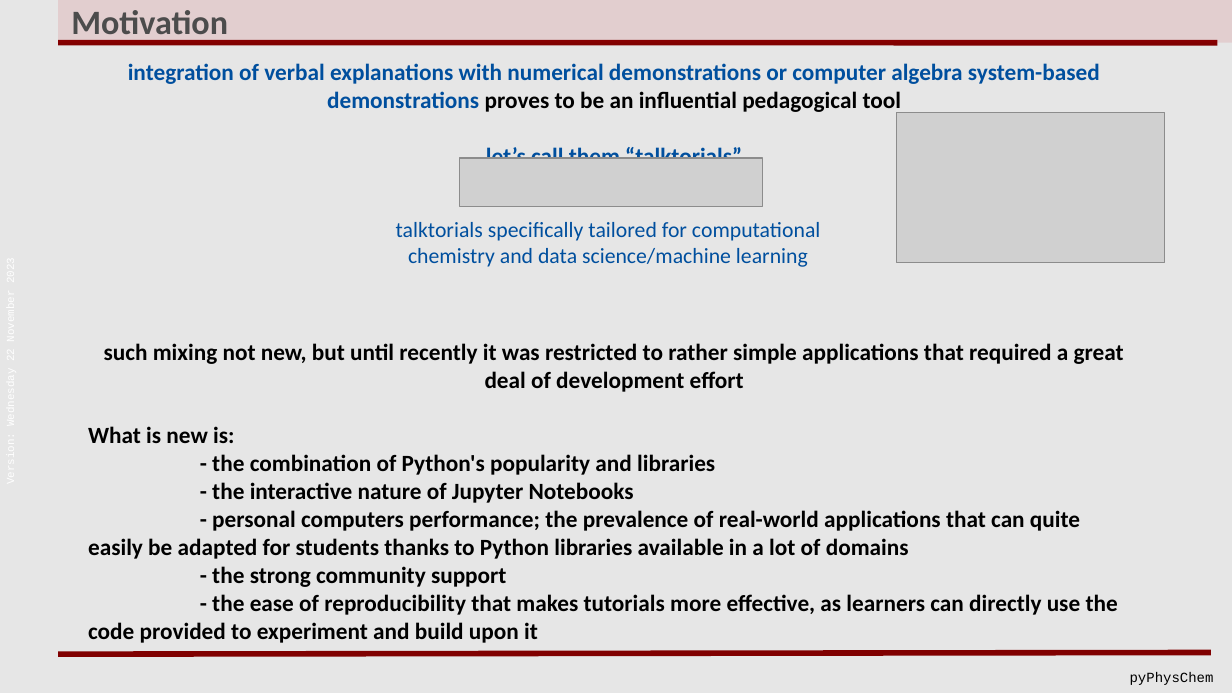
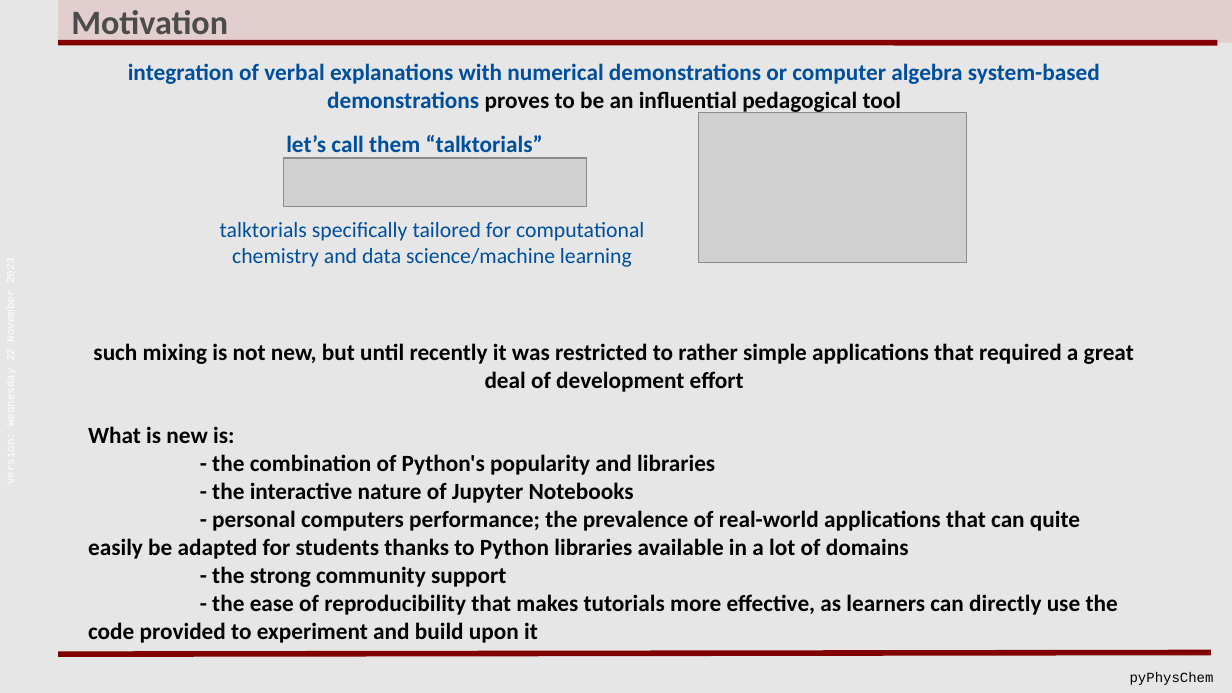
Before and after one commit to rpoteau/pyPhysChem, a slide deck: slide 2 of Misc-Slides/pyPhysChem.odp. Drawn at 1232x693 pixels with LibreOffice and Linux fonts; fonts in the diff are those of the drawing; grey boxes stand for pictures; background and template pictures are left out. Boxes give left, top, right and bottom in pixels: in the first picture for what was removed or moved away, otherwise in the second. Text is boxed around its words. In the diff, an @@ line names an element or a change of style, - is before the commit and + after.

```diff
--- a/Misc-Slides/pyPhysChem.odp
+++ b/Misc-Slides/pyPhysChem.odp
@@ picture: place and size @@
-picture at [897, 112, 1165, 263]
+picture at [699, 112, 967, 263]
@@ text added at [286, 135, 543, 158], 15 pt, text #004F9E, bold @@
+let’s call them “talktorials”
@@ picture: place and size @@
-picture at [459, 158, 762, 206]
+picture at [283, 158, 586, 206]
@@ text "talktorials specifically tailored for computational ...": place and size @@
-text "talktorials specifically tailored for computational ..." at [396, 222, 820, 267]
+text "talktorials specifically tailored for computational ..." at [220, 222, 644, 267]
@@ text at [93, 343, 1134, 392]: text changed @@
-let’s call them “talktorials”
-such mixing not new, but until recently it was restricted to rather simple applications that required a great deal of development effort
+such mixing is not new, but until recently it was restricted to rather simple applications that required a great deal of development effort
```
Also in this commit, not shown: 3 other slides changed, 1 other file.
